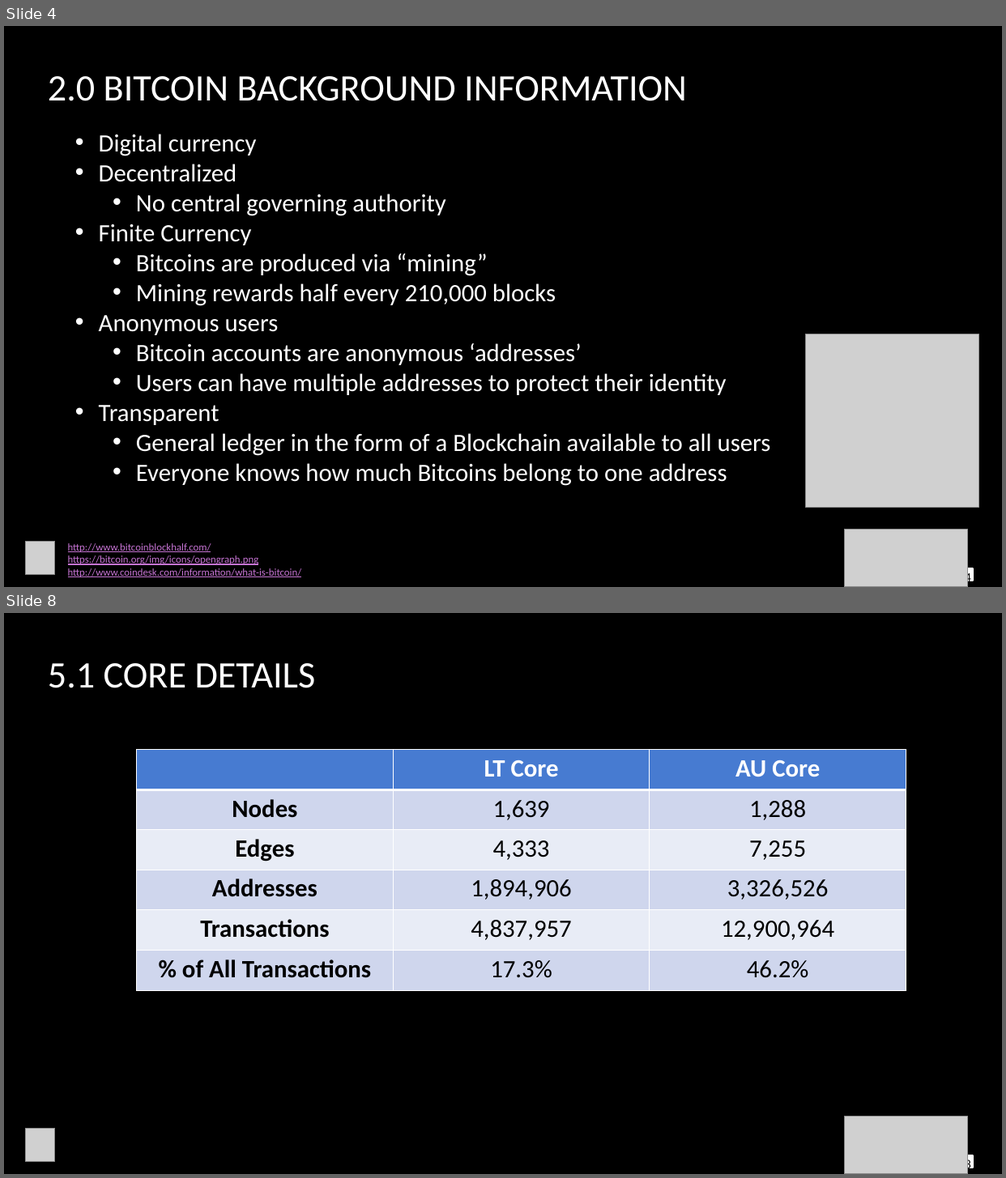
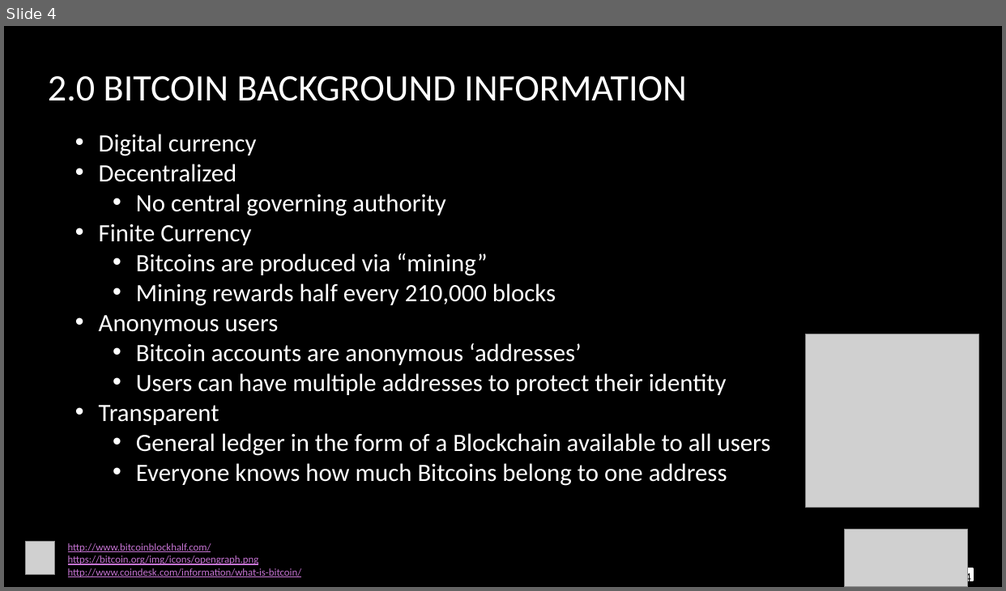
Before and after one commit to sanjifr3/data-analytics, a slide deck: project/ethereum/presentation/Paper Presentation.pptx. Shown one above the other, each under a label of ours: slides 4 and 8 before the commit, slide 4 after it; the slides between them are not shown. The pictures are 1006x1178 and 1006x591 pixels, drawn with LibreOffice and Linux fonts; fonts in the diff are those of the drawing; grey boxes stand for pictures; background and template pictures are left out. Boxes give left, top, right and bottom in pixels: in the first picture for what was removed or moved away, otherwise in the second. Text is boxed around its words. In the diff, an @@ line names an element or a change of style, - is before the commit and + after.

```diff
--- a/project/ethereum/presentation/Paper Presentation.pptx
+++ b/project/ethereum/presentation/Paper Presentation.pptx
@@ slide 8 removed at (x1=4, y1=613, x2=1002, y2=1174), background picture (left out) @@
@@ title removed at (x1=48, y1=663, x2=316, y2=688) @@
-5.1 CORE DETAILS
@@ table removed at (x1=137, y1=749, x2=907, y2=991), 6 rows, 3 columns @@
- | LT Core | AU Core
-Nodes | 1,639 | 1,288
-Edges | 4,333 | 7,255
-Addresses | 1,894,906 | 3,326,526
-Transactions | 4,837,957 | 12,900,964
-% of All Transactions | 17.3% | 46.2%
@@ picture removed at (x1=845, y1=1117, x2=968, y2=1174) @@
@@ picture removed at (x1=26, y1=1129, x2=56, y2=1162) @@
@@ rectangle removed at (x1=934, y1=1156, x2=974, y2=1169) @@
@@ page number removed at (x1=965, y1=1158, x2=971, y2=1173) @@
-8
```
Also in this commit, not shown: 9 slides changed, 1 slide added, 10 other slides removed, 3 other files.
